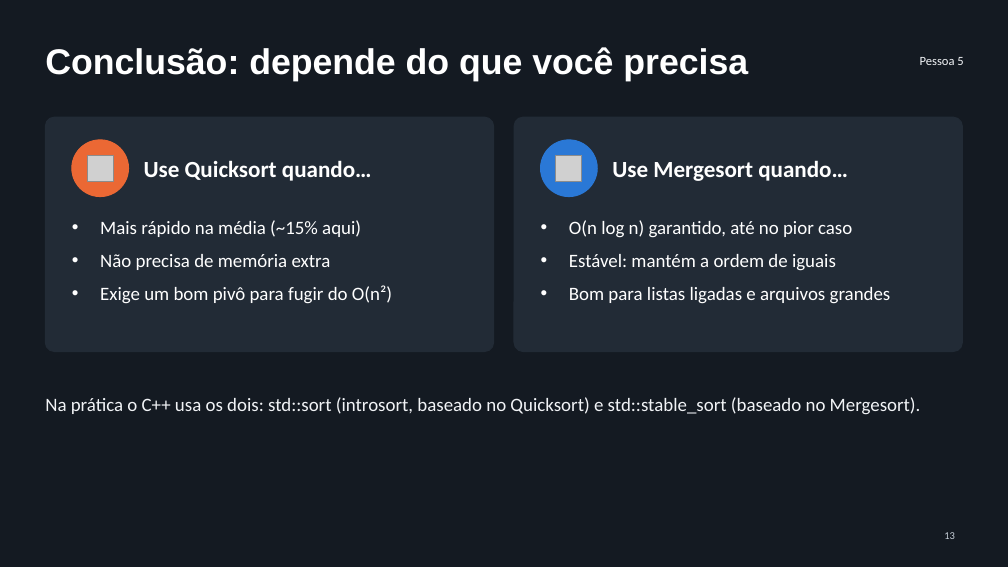
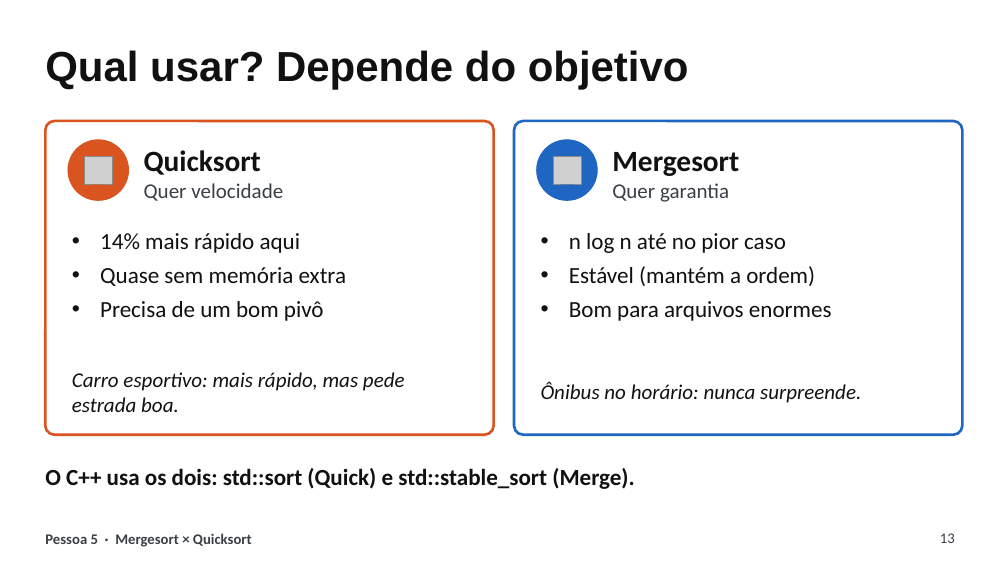
Before and after one commit to guint3r/Trabalho_Simulador_OS, a slide deck: slide 13 of trabalho_ordenacao/apresentacao/slides.pptx. Drawn at 1008x567 pixels with LibreOffice and Linux fonts; fonts in the diff are those of the drawing; grey boxes stand for pictures. Boxes give left, top, right and bottom in pixels: in the first picture for what was removed or moved away, otherwise in the second. Text is boxed around its words. In the diff, an @@ line names an element or a change of style, - is before the commit and + after.

```diff
--- a/trabalho_ordenacao/apresentacao/slides.pptx
+++ b/trabalho_ordenacao/apresentacao/slides.pptx
@@ background #141A22 to #FFFFFF @@
@@ title at [45, 50, 689, 89]: text changed; size 34 to 40 pt; text colour #FFFFFF to #111111 @@
-Conclusão: depende do que você precisa
+Qual usar? Depende do objetivo
@@ rounded rectangle: place and size @@
-rounded rectangle at [45, 117, 494, 352]
+rounded rectangle at [45, 121, 494, 435]
@@ rounded rectangle at [45, 121, 494, 435]: fill #222B36 to #FFFFFF; outline #222B36 1 pt to #D9541E 2.5 pt; proportions changed @@
@@ ellipse: place and size @@
-ellipse at [72, 140, 129, 197]
+ellipse at [68, 140, 129, 200]
@@ ellipse at [68, 140, 129, 200]: fill #EB6834 to #D9541E; outline #EB6834 1 pt to #D9541E 1 pt @@
@@ rounded rectangle: place and size @@
-rounded rectangle at [514, 117, 963, 352]
+rounded rectangle at [514, 121, 963, 435]
@@ rounded rectangle at [514, 121, 963, 435]: fill #222B36 to #FFFFFF; outline #222B36 1 pt to #1F66C2 2.5 pt; proportions changed @@
@@ ellipse: place and size @@
-ellipse at [541, 140, 597, 197]
+ellipse at [537, 140, 597, 200]
@@ ellipse at [537, 140, 597, 200]: fill #2A78D6 to #1F66C2; outline #2A78D6 1 pt to #1F66C2 1 pt @@
@@ picture: place and size @@
-picture at [87, 155, 113, 181]
+picture at [85, 157, 113, 185]
@@ text at [144, 150, 283, 201]: text changed; size 22 to 20 pt; text colour #FFFFFF to #3A3F47; bold off @@
-Use Quicksort quando…
+Quicksort
+Quer velocidade
@@ picture: place and size @@
-picture at [556, 155, 582, 181]
+picture at [554, 157, 582, 185]
@@ text at [612, 152, 739, 202]: text changed; size 22 to 20 pt; text colour #FFFFFF to #3A3F47; bold off @@
-Use Mergesort quando…
+Mergesort
+Quer garantia
@@ text at [100, 233, 346, 321]: text changed; size 18 to 22 pt; text colour #FFFFFF to #111111 @@
-• Mais rápido na média (~15% aqui)
-• Não precisa de memória extra
-• Exige um bom pivô para fugir do O(n²)
+• 14% mais rápido aqui
+• Quase sem memória extra
+• Precisa de um bom pivô
@@ text at [569, 233, 832, 321]: text changed; size 18 to 22 pt; text colour #FFFFFF to #111111 @@
-• O(n log n) garantido, até no pior caso
-• Estável: mantém a ordem de iguais
-• Bom para listas ligadas e arquivos grandes
+• n log n até no pior caso
+• Estável (mantém a ordem)
+• Bom para arquivos enormes
@@ text added at [72, 372, 405, 412], 20 pt, text #111111, italic @@
+Carro esportivo: mais rápido, mas pede estrada boa.
@@ text added at [541, 382, 861, 403], 20 pt, text #111111, italic @@
+Ônibus no horário: nunca surpreende.
@@ text at [45, 468, 635, 489]: text changed; size 18 to 22 pt; text colour #F1F3F6 to #111111; bold on @@
-Na prática o C++ usa os dois: std::sort (introsort, baseado no Quicksort) e std::stable_sort (baseado no Mergesort).
+O C++ usa os dois: std::sort (Quick) e std::stable_sort (Merge).
@@ text at [45, 533, 252, 547]: text changed; size 12 to 14 pt; text colour #F1F3F6 to #3A3F47; bold on @@
-Pessoa 5
+Pessoa 5 · Mergesort × Quicksort
@@ page number at [940, 533, 955, 543]: size 10 to 14 pt, text colour #C9D1DB to #3A3F47 @@
```
Also in this commit, not shown: 9 other slides changed, 4 slides added, 4 slides removed, 2 other files.
